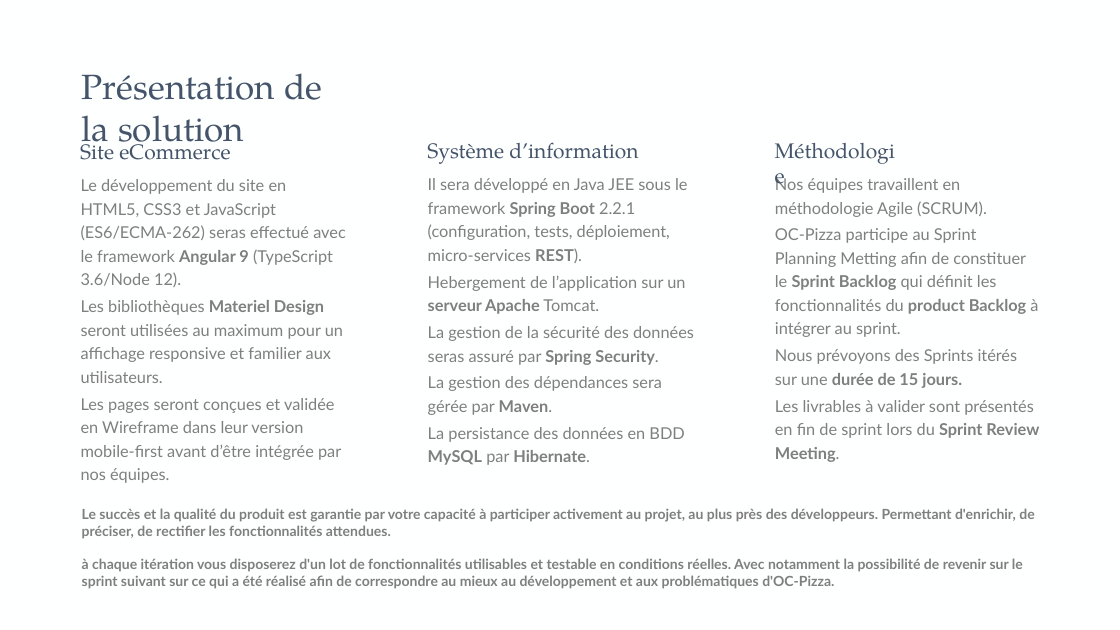
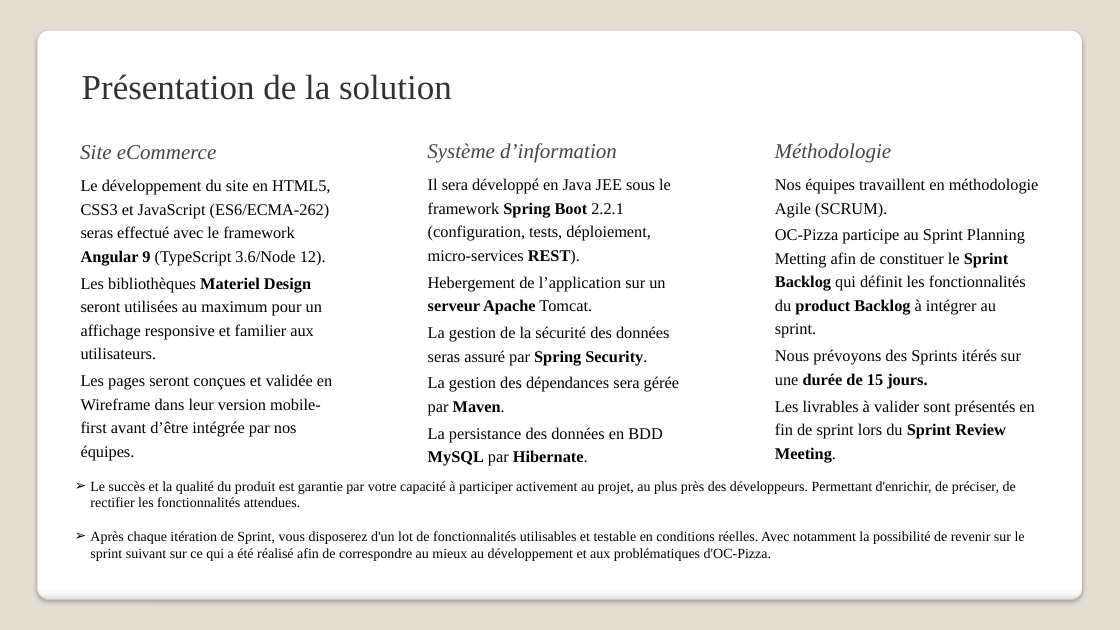
Before and after one commit to rvallet/oc-pizza, a slide deck: slide 6 of pdf/src/Solution_Technique_OC-Pizza_RemyVALLET.pptx (slide 5 before the commit). Drawn at 1120x630 pixels with LibreOffice and Linux fonts; fonts in the diff are those of the drawing. Boxes give left, top, right and bottom in pixels: in the first picture for what was removed or moved away, otherwise in the second. Text is boxed around its words. In the diff, an @@ line names an element or a change of style, - is before the commit and + after.

Commit message:
update pour correction avant soutenance blanche

```diff
--- a/pdf/src/Solution_Technique_OC-Pizza_RemyVALLET.pptx
+++ b/pdf/src/Solution_Technique_OC-Pizza_RemyVALLET.pptx
@@ background #FEFFFF to #E3DED1 @@
@@ rounded rectangle added at [37, 30, 1083, 599], fill gradient #FFFFFF to #F7F7F7 to #DADADA, outline #A4A4A4 0.16 pt @@
@@ text "Présentation de la solution" at [82, 74, 452, 100]: font TeX Gyre Pagella to Times New Roman, text colour #44546A to #323232 @@
@@ font TeX Gyre Pagella to Times New Roman, text colour #44546A to #464646, italic on in 3 elements at [80, 145, 216, 159], [427, 143, 617, 163], [775, 143, 892, 163] @@
@@ font Lato to Times New Roman, text colour #7F7F7F to #000000 in 3 elements at [428, 178, 671, 466], [775, 178, 1039, 439], [81, 179, 332, 433] @@
@@ text "Le succès et la qualité ...": place and size @@
-text "Le succès et la qualité ..." at [82, 508, 1034, 589]
+text "Le succès et la qualité ..." at [90, 481, 1025, 561]
@@ text at [90, 481, 1016, 507]: font Lato to Times New Roman, text colour #7F7F7F to #000000, bold off in "Le succès et la qualité du produit ..."; bullet none to ➢ @@
@@ text at [90, 531, 1025, 561]: text changed; font Lato to Times New Roman; text colour #7F7F7F to #000000; bold off @@
-à chaque itération vous disposerez d'un lot de fonctionnalités utilisables et testable en conditions réelles. Avec notamment la possibilité de revenir sur le sprint suivant sur ce qui a été réalisé afin de correspondre au mieux au développement et aux problématiques d'OC-Pizza.
+➢ Après chaque itération de Sprint, vous disposerez d'un lot de fonctionnalités utilisables et testable en conditions réelles. Avec notamment la possibilité de revenir sur le sprint suivant sur ce qui a été réalisé afin de correspondre au mieux au développement et aux problématiques d'OC-Pizza.
```
Also in this commit, not shown: 5 other slides changed, 1 slide added, 1 other file.
